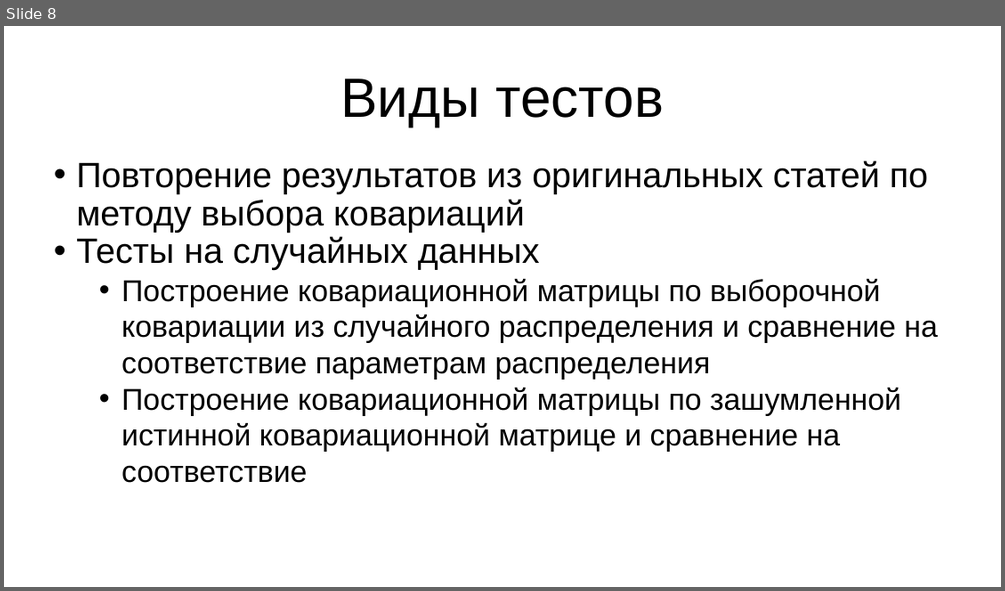
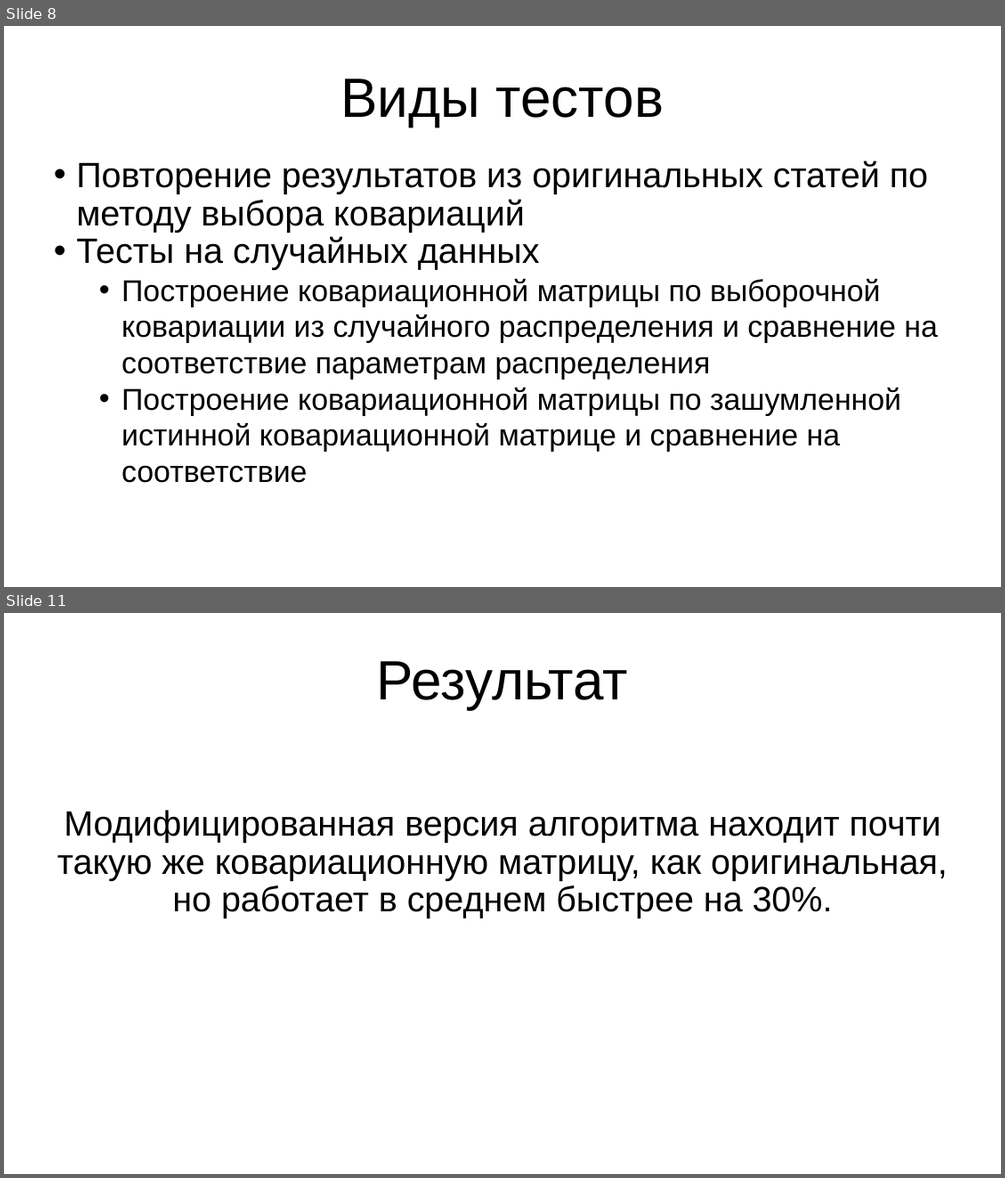
Before and after one commit to Apollon76/dempster_algorithm, a slide deck: Презентация.pptx. Shown one above the other, each under a label of ours: slide 8 before the commit, slides 8 and 11 after it; the slides between them are not shown. The pictures are 1005x591 and 1005x1178 pixels, drawn with LibreOffice and Linux fonts; fonts in the diff are those of the drawing. Boxes give left, top, right and bottom in pixels: in the first picture for what was removed or moved away, otherwise in the second. Text is boxed around its words. In the diff, an @@ line names an element or a change of style, - is before the commit and + after.

```diff
--- a/Презентация.pptx
+++ b/Презентация.pptx
@@ slide 11 added at [4,613,1001,1174], background #FFFFFF @@
@@ title added at [377,661,629,710], 44 pt, text #000000 @@
+Результат
@@ subtitle added at [57,810,947,918], 28 pt, text #000000 @@
+Модифицированная версия алгоритма находит почти такую же ковариационную матрицу, как оригинальная, но работает в среднем быстрее на 30%.
```
Also in this commit, not shown: 3 other slides added.
